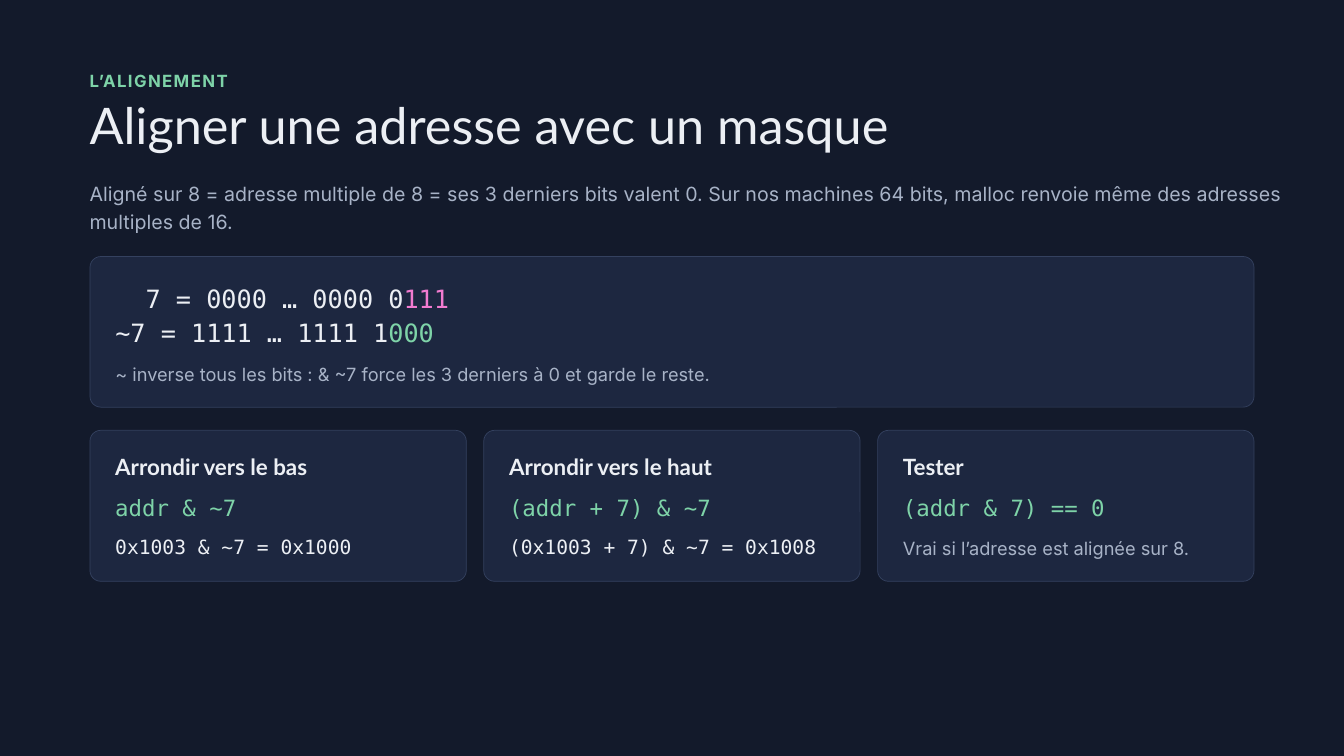
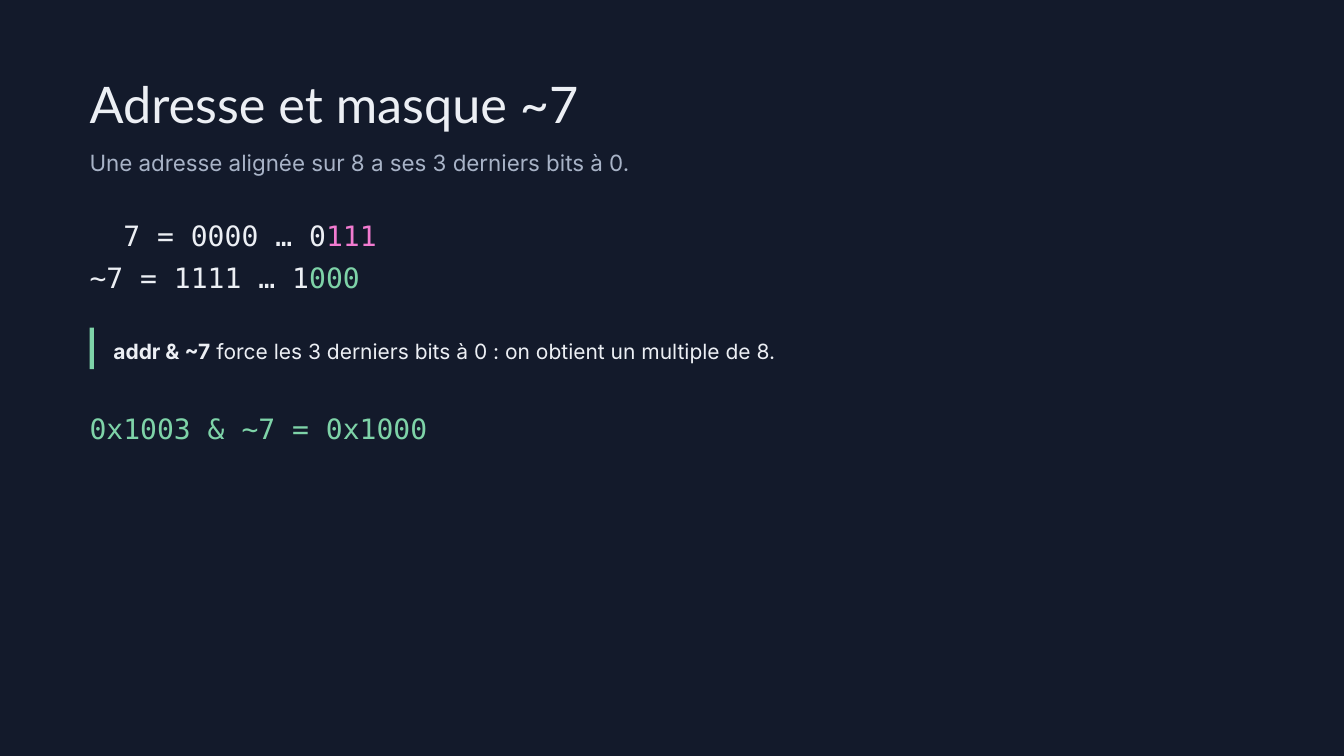
Before and after one commit to Blaeste/42-know, a slide deck: slide 20 of Les bases du C… ou pas.pptx. Drawn at 1344x756 pixels with LibreOffice and Linux fonts; fonts in the diff are those of the drawing. Boxes give left, top, right and bottom in pixels: in the first picture for what was removed or moved away, otherwise in the second. Text is boxed around its words. In the diff, an @@ line names an element or a change of style, - is before the commit and + after.

```diff
--- a/Les bases du C… ou pas.pptx
+++ b/Les bases du C… ou pas.pptx
@@ title at [90,86,578,132]: text changed; size 12 to 36 pt; font Inter to Lato; text colour #7ED3A8 to #ECEFF4; bold off @@
-L’ALIGNEMENT
+Adresse et masque ~7
@@ text at [90,154,629,176]: text changed; size 36 to 16 pt; font Lato to Inter; text colour #ECEFF4 to #A8B3C7 @@
-Aligner une adresse avec un masque
+Une adresse alignée sur 8 a ses 3 derniers bits à 0.
@@ text removed at [90,186,1281,233] @@
-Aligné sur 8 = adresse multiple de 8 = ses 3 derniers bits valent 0. Sur nos machines 64 bits, malloc renvoie même des adresses multiples de 16.
@@ text at [90,225,377,289]: text changed; size 18 to 20 pt @@
-7 = 0000 … 0000 0111
-~7 = 1111 … 1111 1000
+7 = 0000 … 0111
+~7 = 1111 … 1000
@@ rounded rectangle removed at [90,257,1254,407] @@
@@ line added from (92, 328) to (92, 369), #7ED3A8 3 pt @@
@@ text at [113,343,776,364]: text changed; size 13 to 15 pt; text colour #A8B3C7 to #ECEFF4 @@
-~ inverse tous les bits : & ~7 force les 3 derniers à 0 et garde le reste.
+addr & ~7 force les 3 derniers bits à 0 : on obtient un multiple de 8.
@@ text "0x1003 & ~7 = 0x1000": place and size @@
-text "0x1003 & ~7 = 0x1000" at [115,539,352,555]
+text "0x1003 & ~7 = 0x1000" at [90,418,427,440]
@@ text "0x1003 & ~7 = 0x1000" at [90,418,427,440]: size 14 to 20 pt, text colour #ECEFF4 to #7ED3A8; line spacing 18.9pt to 30pt @@
@@ rounded rectangle removed at [90,431,466,582] @@
@@ rounded rectangle removed at [484,431,860,582] @@
@@ rounded rectangle removed at [878,431,1254,582] @@
@@ text removed at [115,458,307,475] @@
-Arrondir vers le bas
@@ text removed at [509,458,712,475] @@
-Arrondir vers le haut
@@ text removed at [903,459,964,475] @@
-Tester
@@ text removed at [115,499,236,517] @@
-addr & ~7
@@ text removed at [509,499,711,519] @@
-(addr + 7) & ~7
@@ text removed at [903,499,1104,519] @@
-(addr & 7) == 0
@@ text removed at [509,539,816,557] @@
-(0x1003 + 7) & ~7 = 0x1008
@@ text removed at [903,541,1189,559] @@
-Vrai si l’adresse est alignée sur 8.
```
Also in this commit, not shown: 8 other slides changed, 12 slides added, 13 slides removed, 3 other files.
